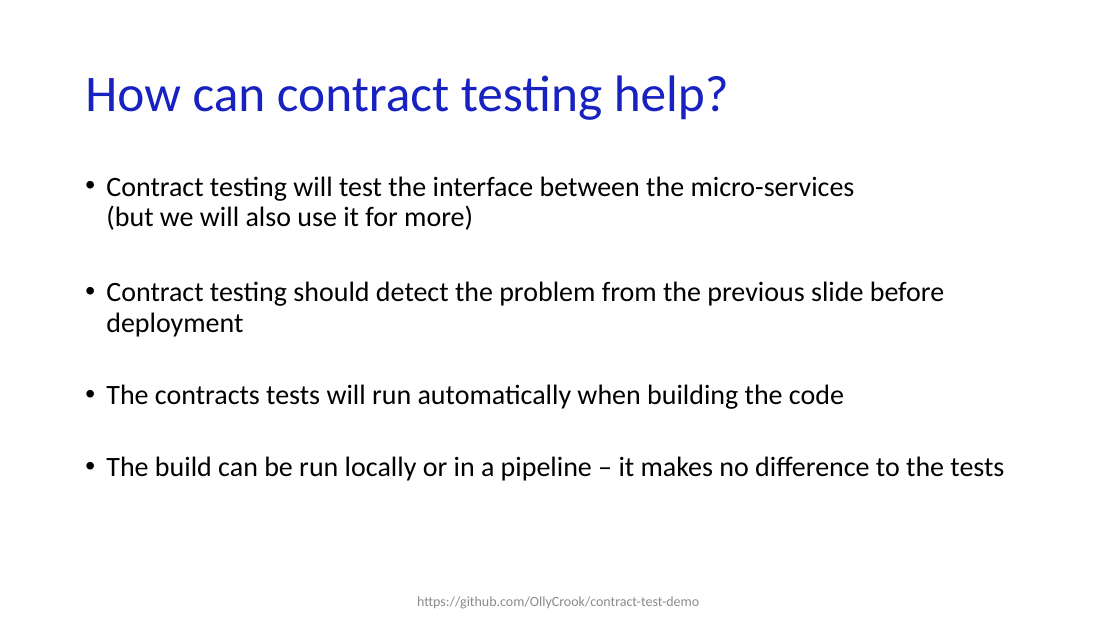
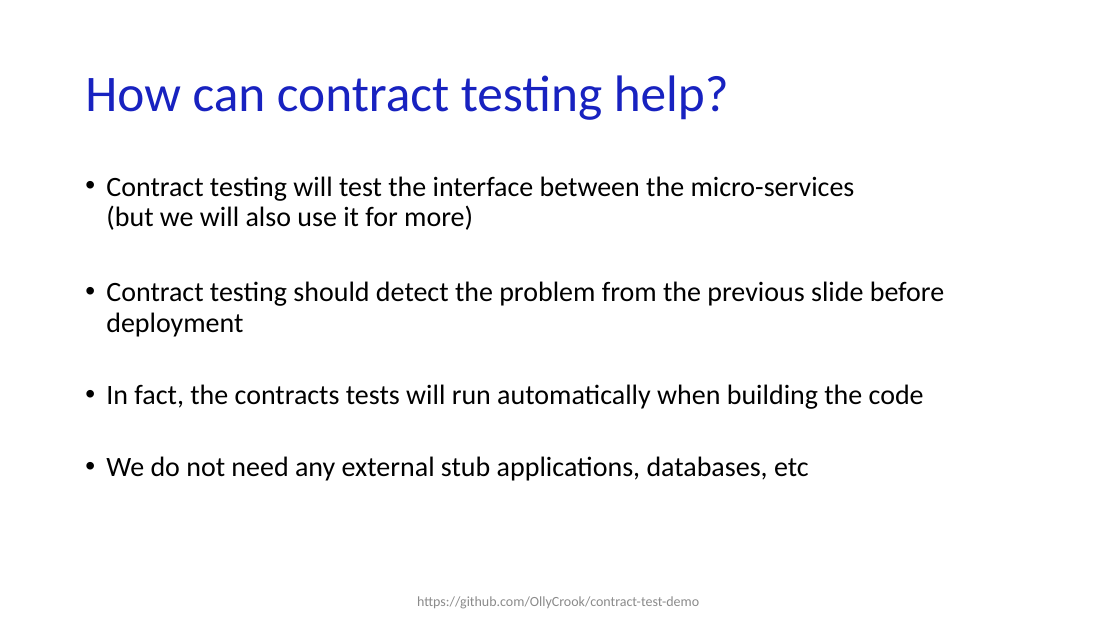
Before and after one commit to OllyCrook/contract-test-demo, a slide deck: slide 8 of Contract-testing-presentation_EngineersWeek.pptx. Drawn at 1120x630 pixels with LibreOffice and Linux fonts; fonts in the diff are those of the drawing. Boxes give left, top, right and bottom in pixels: in the first picture for what was removed or moved away, otherwise in the second. Text is boxed around its words. In the diff, an @@ line names an element or a change of style, - is before the commit and + after.

```diff
--- a/Contract-testing-presentation_EngineersWeek.pptx
+++ b/Contract-testing-presentation_EngineersWeek.pptx
@@ text at (x1=106, y1=384, x2=924, y2=481): text changed @@
-• The contracts tests will run automatically when building the code
-• The build can be run locally or in a pipeline – it makes no difference to the tests
+• In fact, the contracts tests will run automatically when building the code
+• We do not need any external stub applications, databases, etc
```
Also in this commit, not shown: 11 other slides changed.
